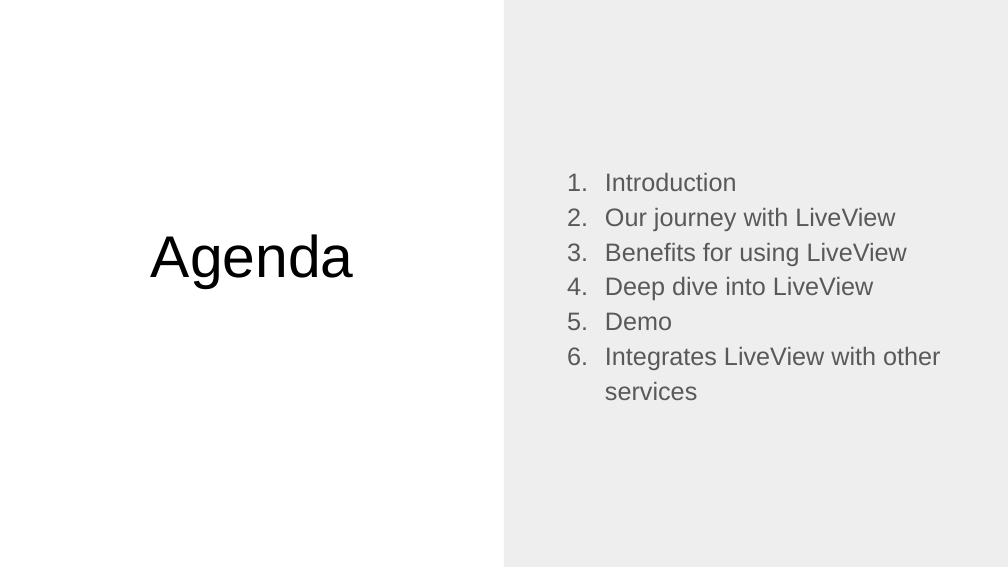
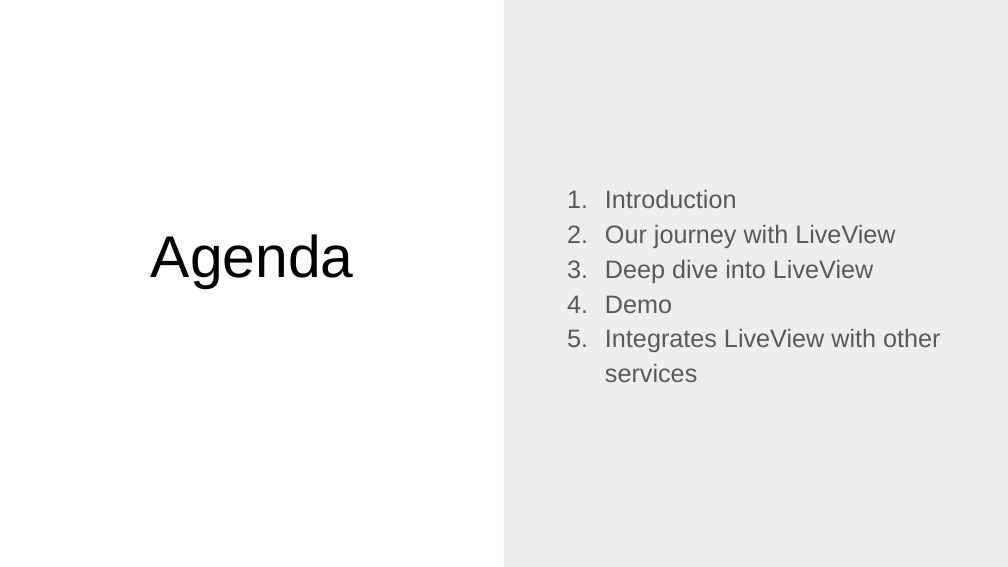
Before and after one commit to ohhi-vn/live_pub_demo, a slide deck: slide 2 of slide/Phoenix LiveView - the best fit for startup & small company.pptx. Drawn at 1008x567 pixels with LibreOffice and Linux fonts; fonts in the diff are those of the drawing. Boxes give left, top, right and bottom in pixels: in the first picture for what was removed or moved away, otherwise in the second. Text is boxed around its words. In the diff, an @@ line names an element or a change of style, - is before the commit and + after.

```diff
--- a/slide/Phoenix LiveView - the best fit for startup & small company.pptx
+++ b/slide/Phoenix LiveView - the best fit for startup & small company.pptx
@@ text at (x1=605, y1=243, x2=907, y2=266): paragraph removed @@
-3. Benefits for using LiveView
```
Also in this commit, not shown: 8 other slides changed, 1 other file.
